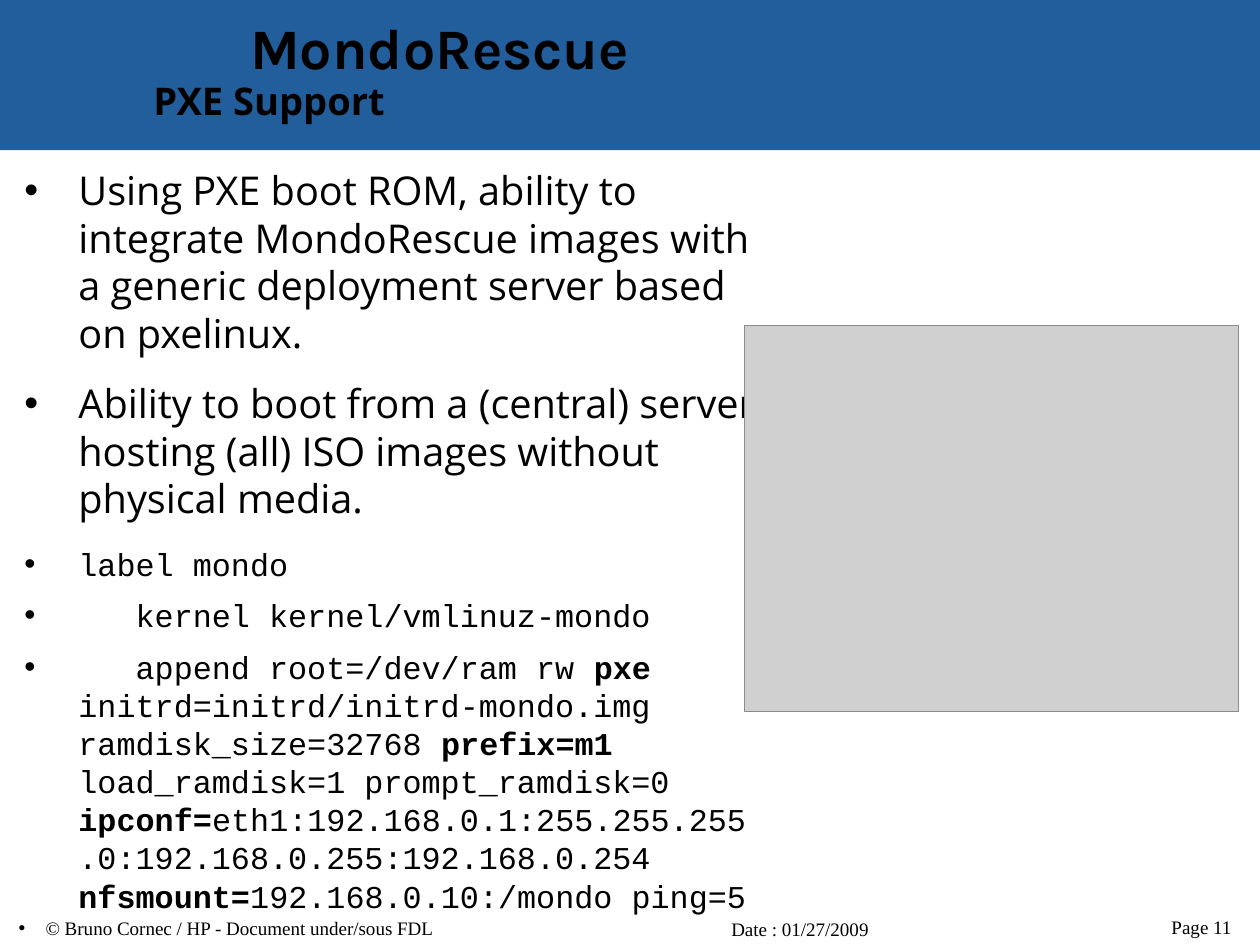
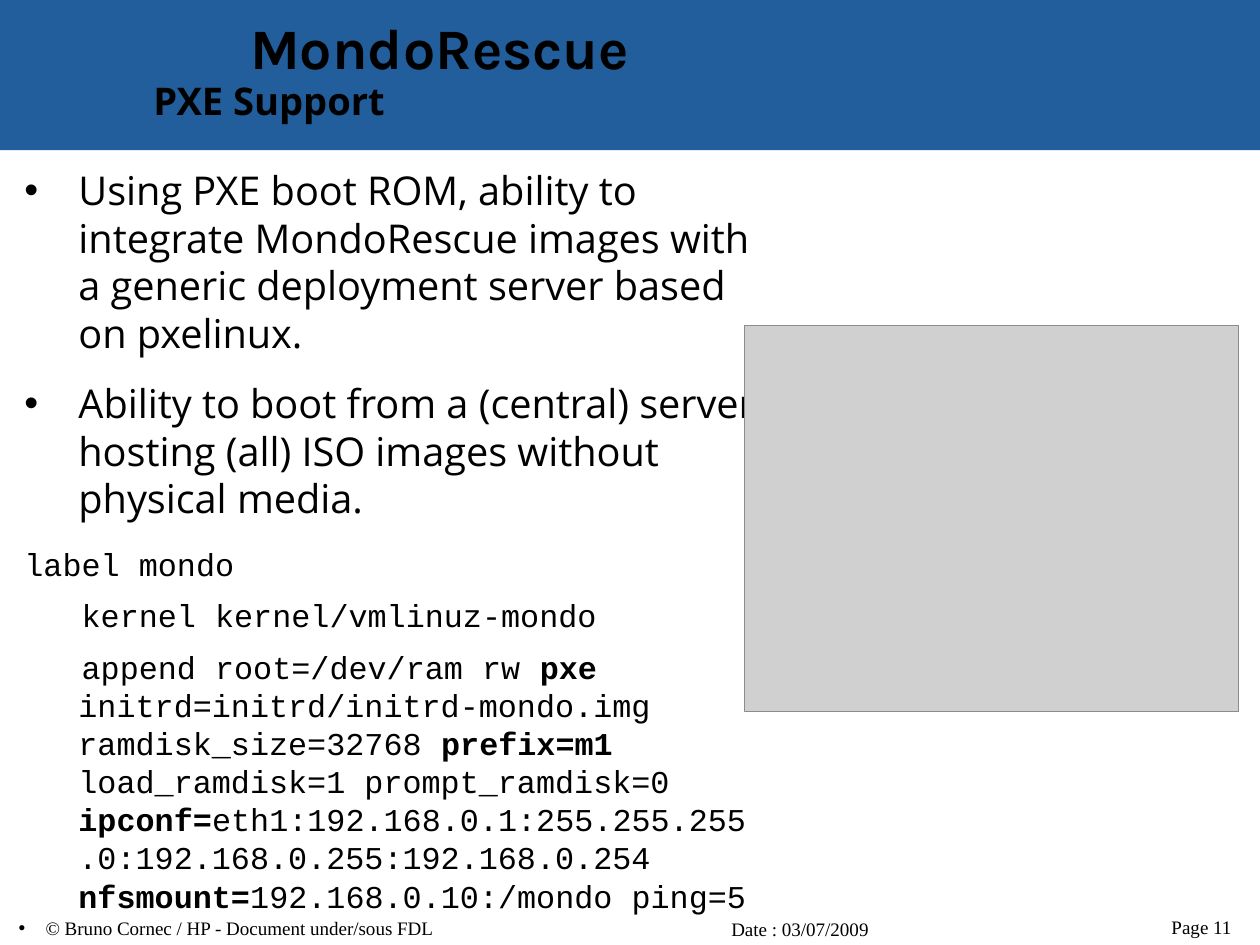
Before and after one commit to vir/mondo-rescue, a slide deck: slide 11 of mondo-doc/mondo-presentation.odp. Drawn at 1260x945 pixels with LibreOffice and Linux fonts; fonts in the diff are those of the drawing; grey boxes stand for pictures; background and template pictures are left out. Boxes give left, top, right and bottom in pixels: in the first picture for what was removed or moved away, otherwise in the second. Text is boxed around its words. In the diff, an @@ line names an element or a change of style, - is before the commit and + after.

Commit message:
Update mondo presentation

```diff
--- a/mondo-doc/mondo-presentation.odp
+++ b/mondo-doc/mondo-presentation.odp
@@ text at (24,553,746,915): bullet • to none @@
@@ text at (731,923,869,937): text changed @@
-Date : 01/27/2009
+Date : 03/07/2009
```
Also in this commit, not shown: 19 other slides changed.
